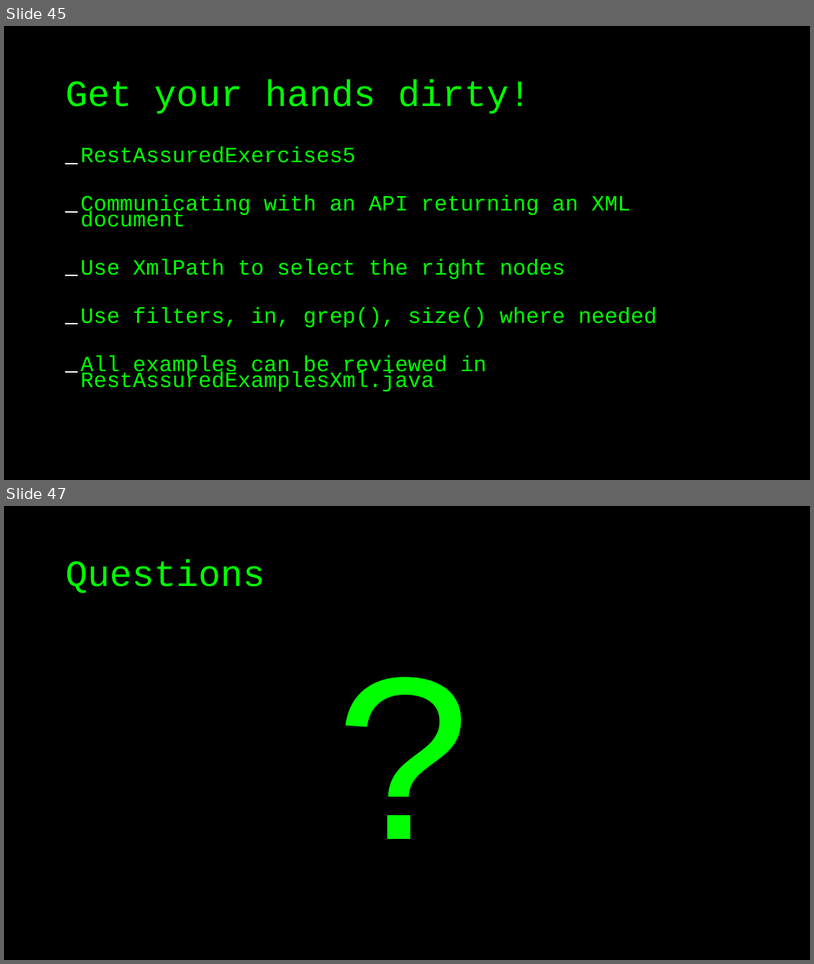
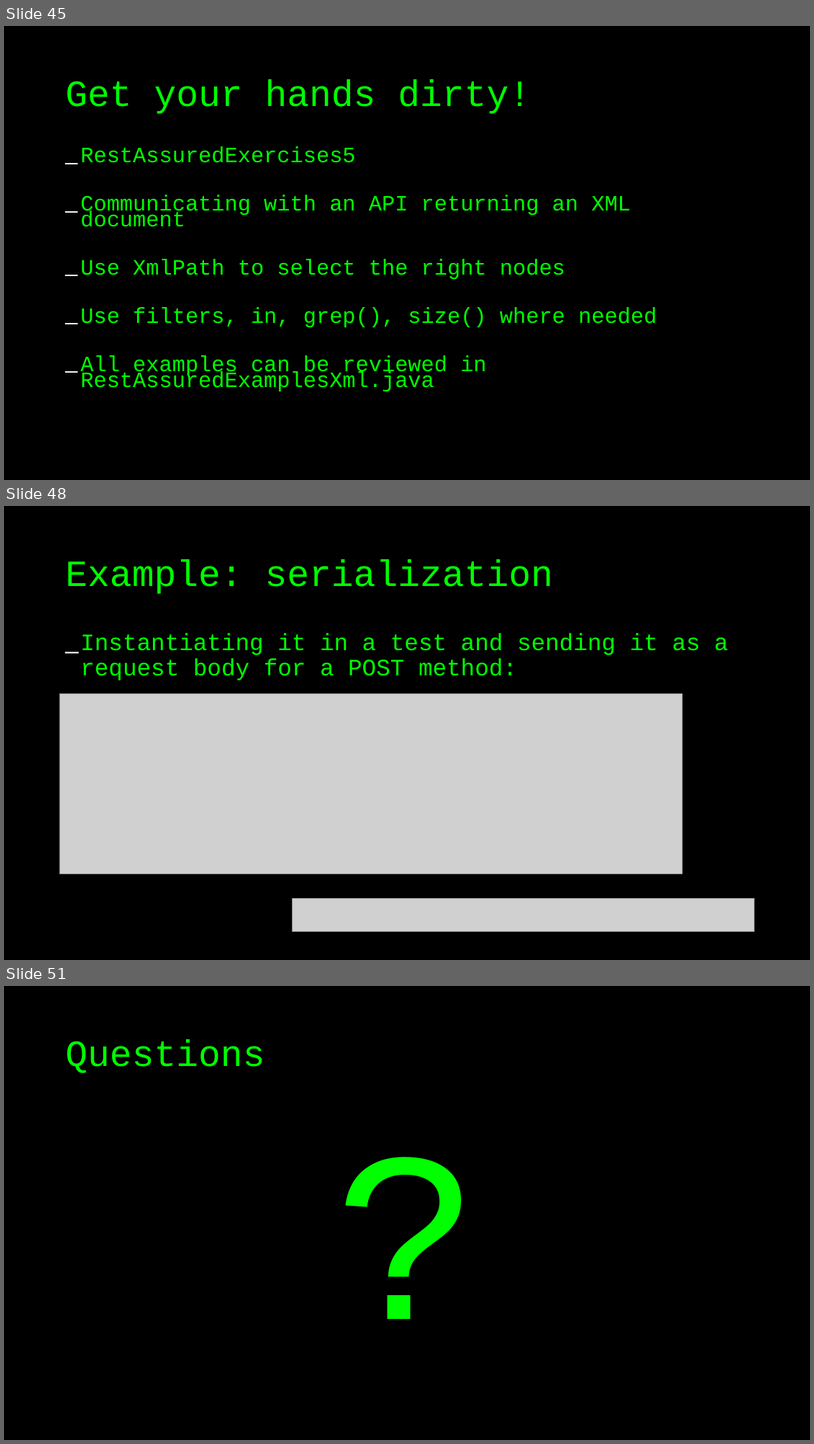
Before and after one commit to basdijkstra/rest-assured-workshop, a slide deck: RestAssuredWorkshop.odp. Shown one above the other, each under a label of ours: slides 45 and 47 before the commit, slides 45, 48 and 51 after it; the slides between them are not shown. The pictures are 814x964 and 814x1444 pixels, drawn with LibreOffice and Linux fonts; fonts in the diff are those of the drawing; grey boxes stand for pictures. Boxes give left, top, right and bottom in pixels: in the first picture for what was removed or moved away, otherwise in the second. Text is boxed around its words. In the diff, an @@ line names an element or a change of style, - is before the commit and + after.

Commit message:
Added examples and slides for last section

```diff
--- a/RestAssuredWorkshop.odp
+++ b/RestAssuredWorkshop.odp
@@ slide 48 added at (x1=4, y1=506, x2=810, y2=960), background #000000 @@
@@ title added at (x1=65, y1=559, x2=553, y2=594), 44 pt, text #00FF00 @@
+Example: serialization
@@ text added at (x1=80, y1=633, x2=729, y2=680), 28 pt, text #00FF00 @@
+_ Instantiating it in a test and sending it as a request body for a POST method:
@@ picture added at (x1=59, y1=693, x2=683, y2=874) @@
@@ picture added at (x1=293, y1=898, x2=756, y2=932) @@
@@ what was slide 47 is now slide 51 @@
```
Also in this commit, not shown: 4 other slides added, 1 slide removed, 6 other files.
